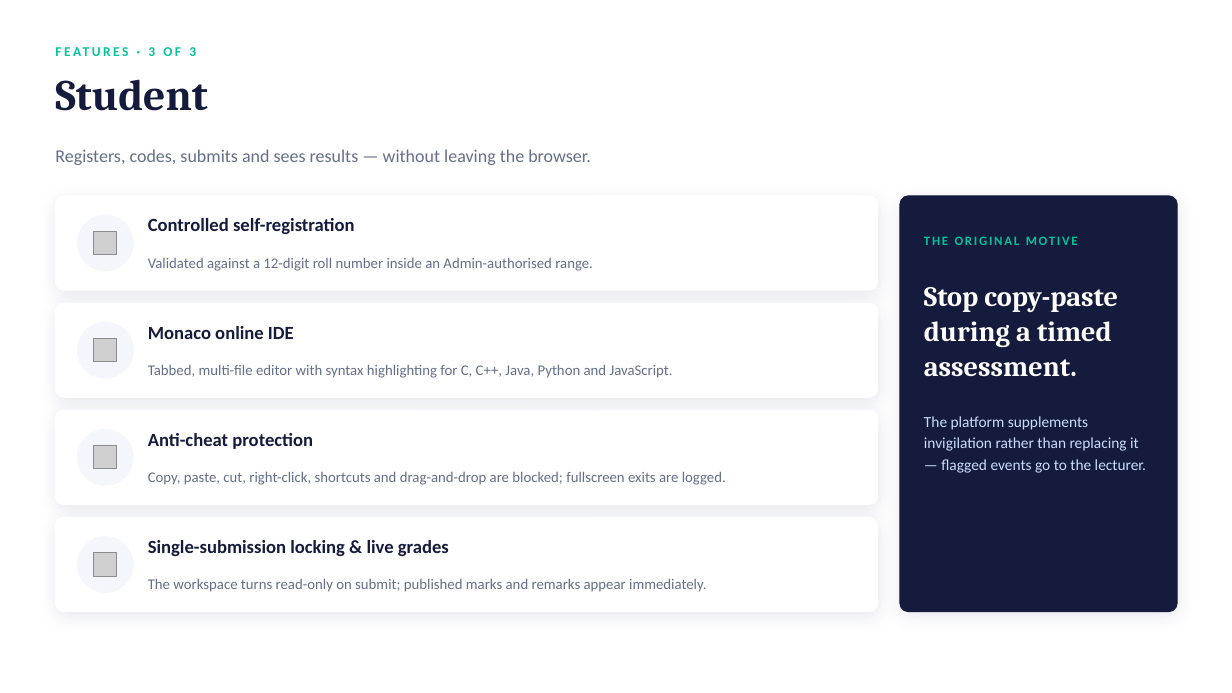
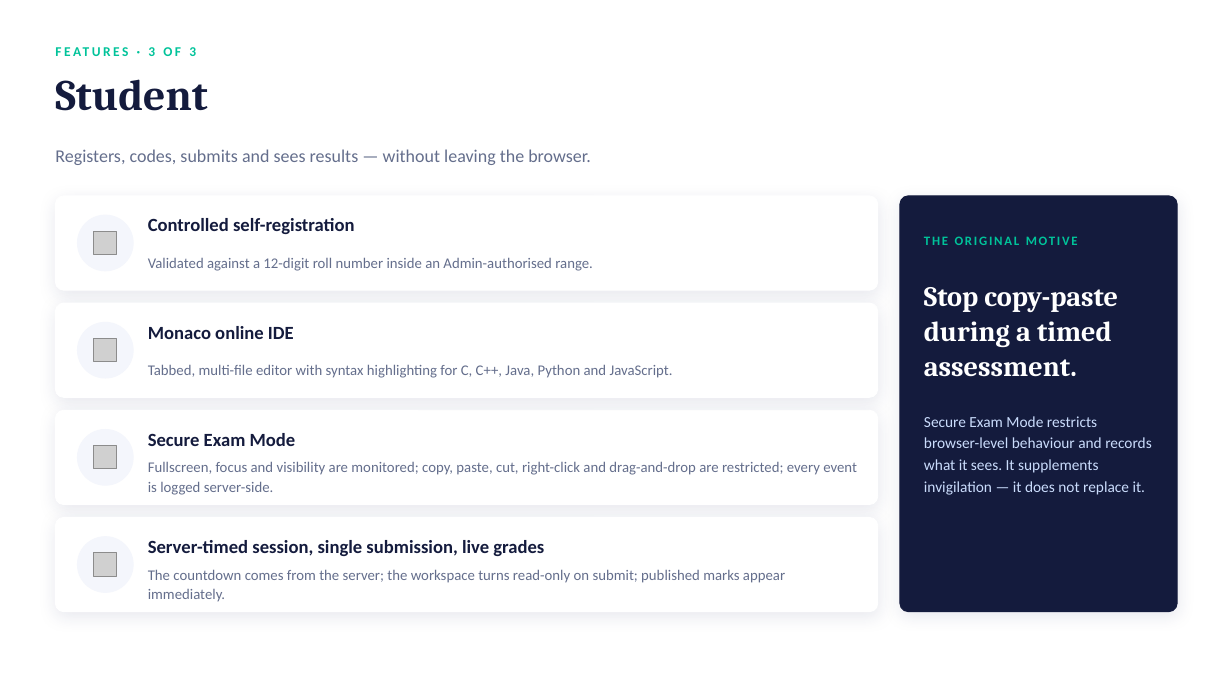
Before and after one commit to vudigapranav/LabSubmit, a slide deck: slide 7 of Proposal/LabSubmit_HOD_Presentation.pptx. Drawn at 1232x693 pixels with LibreOffice and Linux fonts; fonts in the diff are those of the drawing; grey boxes stand for pictures. Boxes give left, top, right and bottom in pixels: in the first picture for what was removed or moved away, otherwise in the second. Text is boxed around its words. In the diff, an @@ line names an element or a change of style, - is before the commit and + after.

Commit message:
Final commit of everything

```diff
--- a/Proposal/LabSubmit_HOD_Presentation.pptx
+++ b/Proposal/LabSubmit_HOD_Presentation.pptx
@@ text at (x1=924, y1=416, x2=1152, y2=495): text changed @@
-The platform supplements invigilation rather than replacing it — flagged events go to the lecturer.
+Secure Exam Mode restricts browser-level behaviour and records what it sees. It supplements invigilation — it does not replace it.
@@ text at (x1=148, y1=433, x2=296, y2=446): text changed @@
-Anti-cheat protection
+Secure Exam Mode
@@ text at (x1=148, y1=461, x2=857, y2=495): text changed @@
-Copy, paste, cut, right-click, shortcuts and drag-and-drop are blocked; fullscreen exits are logged.
+Fullscreen, focus and visibility are monitored; copy, paste, cut, right-click and drag-and-drop are restricted; every event is logged server-side.
@@ text at (x1=148, y1=569, x2=785, y2=601): text changed @@
-The workspace turns read-only on submit; published marks and remarks appear immediately.
+The countdown comes from the server; the workspace turns read-only on submit; published marks appear immediately.
@@ text at (x1=148, y1=540, x2=544, y2=556): text changed @@
-Single-submission locking & live grades
+Server-timed session, single submission, live grades
```
Also in this commit, not shown: 8 other slides changed, 7 slides added, 21 other files.
